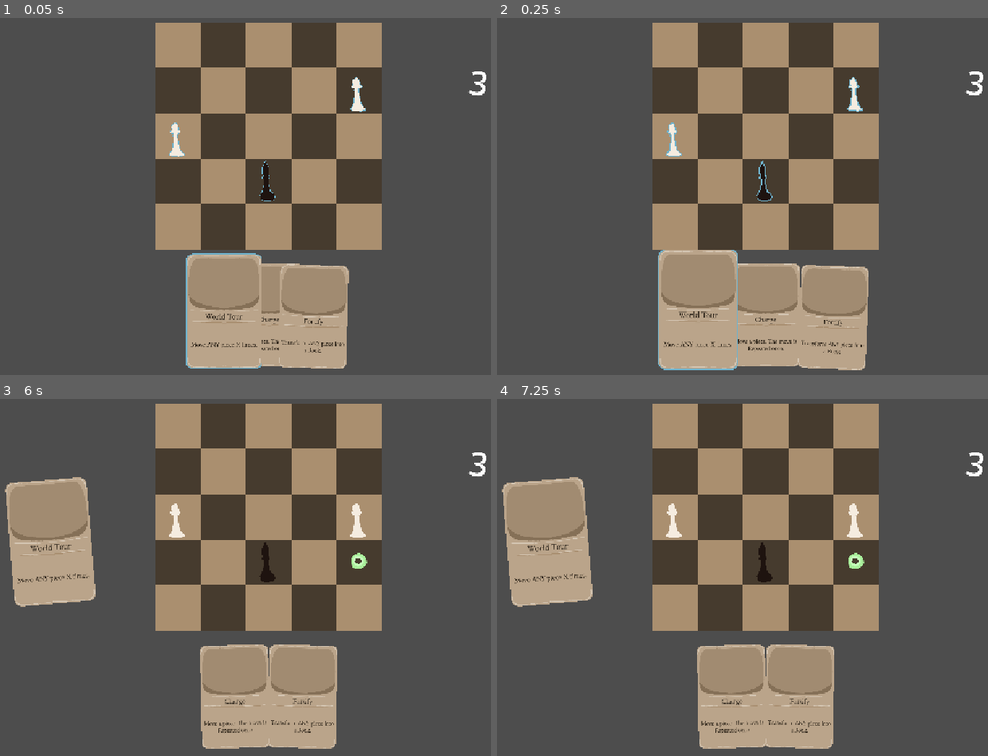
Above: before the commit, frames 1-4 (two rows, left to right).
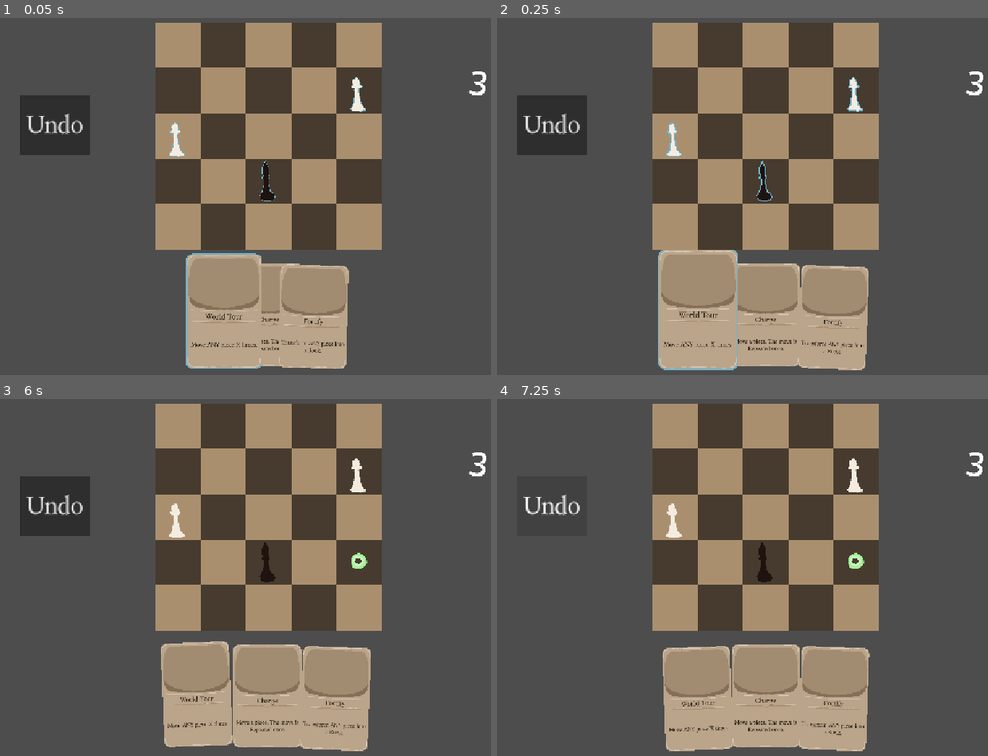
Above: after the commit, the same moments.

Repository: yourname3/gmtk-2026
Game: Godot game, scene res://levels/transform_rook.tscn
The game is run twice, just before and just after one commit, with the same random seed, the same clock (stepped at 60 frames per second) and the same inputs. This scene is started directly instead of the project's main scene.
Inputs (mouse positions are in pixels of both pictures, inside the frame that each line leads up to):
- Up to frame 1 (0.05 s): no input
- Up to frame 2 (0.25 s): no input
- Up to frame 3 (6 s): click (54, 506) at 0.5 s, where only the run after the commit has a clickable "Undo"; click (54, 506) at 1.25 s, where only the run after the commit has a clickable "Undo"; click (54, 506) at 2 s, where only the run after the commit has a clickable "Undo"; tap Enter at 2.75, 4.25, 5.75 s; move the mouse to (270, 563) at 2.77 s; click (270, 563) at 2.85 s; tap Space at 3.5, 5 s; move the mouse to (176, 516) at 3.52 s; click (176, 516) at 3.6 s; move the mouse to (358, 470) at 4.27 s; click (358, 470) at 4.35 s; move the mouse to (358, 516) at 5.02 s; click (358, 516) at 5.1 s; move the mouse to (461, 631) at 5.77 s; click (461, 631) at 5.85 s
- Up to frame 4 (7.25 s): tap Space at 6.5 s; move the mouse to (575, 523) at 6.52 s; click (575, 523) at 6.6 s

The runs differ from the first frame. In frame 1, 2.3% of the frame differs, in the area x 4-19%, y 21-39%; in frame 2, 2.3%; in frame 3, 12%, in the area x 0-76%, y 16-99%; in frame 4, 12%.

Commit message:
implement initial undo support

Diff:
--- a/card/card.gd
+++ b/card/card.gd
@@ -18,6 +18,8 @@
 @onready var highlight: Sprite2D = %Highlight
 
 @export var data: CardData = CardData.new()
+
+var hand_pos: int = 0
 
 enum State {
 	NORMAL,
@@ -107,7 +109,7 @@
 	card_playing = false
 	SignalBus.card_finished_playing.emit()
 
-	die_anim()
+	#die_anim()
 
 func die_anim() -> void:
 	# To die... animate out?
--- a/card/card_hand.gd
+++ b/card/card_hand.gd
@@ -2,6 +2,7 @@
 class_name CardHand
 
 var active_cards: Array[Card] = []
+var card_undo_stack: Array[Card] = []
 
 @export var cards: Array[CardData] = []
 
@@ -82,11 +83,25 @@
 	if not mouse_valid:
 		Card.highlighted_card = null
 
+
 func _ready() -> void:
 	if Engine.is_editor_hint(): return
 
 	SignalBus.card_played.connect(func(card: Card):
+		card.hand_pos = active_cards.find(card)
 		active_cards.erase(card)
+
+		card_undo_stack.append(card)
+	)
+
+	SignalBus.undo.connect(func():
+		if card_undo_stack.size() > 0:
+			var card = card_undo_stack.pop_back()
+			var pos = card.hand_pos
+			if pos < 0 or pos > active_cards.size():
+				pos = 0
+			active_cards.insert(pos, card)
+			card._state = Card.State.NORMAL
 	)
 
 	for child in get_children():
--- a/chessboard/board.gd
+++ b/chessboard/board.gd
@@ -45,7 +45,21 @@
 	while add_if_on_board(tile, out):
 		tile += increment
 
+func undo() -> void:
+	piece_map.clear()
+	for node: Piece in get_tree().get_nodes_in_group(&"Piece"):
+		node.pop_undo_state()
+		if node.alive:
+			piece_map[node.tile_pos()] = node
+
+	SignalBus.undo.emit()
+
 func _ready() -> void:
 	instance = self
 	for node: Piece in get_tree().get_nodes_in_group(&"Piece"):
 		piece_map[node.tile_pos()] = node
+
+	SignalBus.card_played.connect(func(card: Card):
+		for node: Piece in get_tree().get_nodes_in_group(&"Piece"):
+			node.push_undo_state()
+	)
--- /dev/null
+++ b/level/undo_button.gd
@@ -0,0 +1,6 @@
+extends Button
+class_name UndoButton
+
+# Called when the node enters the scene tree for the first time.
+func _ready() -> void:
+	pressed.connect(func(): Board.instance.undo())
--- a/level_base.tscn
+++ b/level_base.tscn
@@ -7,8 +7,10 @@
 [ext_resource type="PackedScene" uid="uid://dlxncimif4ag5" path="res://card/card_hand.tscn" id="5_a5rkb"]
 [ext_resource type="Script" uid="uid://b06p13p7337hc" path="res://card/card_anchor.gd" id="6_e6jnn"]
 [ext_resource type="PackedScene" uid="uid://dkp8oou7e0gjs" path="res://clock/clock.tscn" id="7_ucx4l"]
+[ext_resource type="FontFile" uid="uid://duavmdhnyehrq" path="res://font/Kelvinch-Roman.otf" id="8_agx4c"]
+[ext_resource type="Script" uid="uid://boelojhpopqmn" path="res://level/undo_button.gd" id="9_x6ek4"]
 
-[sub_resource type="TileSetAtlasSource" id="TileSetAtlasSource_vonw3"]
+[sub_resource type="TileSetAtlasSource" id="TileSetAtlasSource_x6ek4"]
 texture = ExtResource("2_ucx4l")
 texture_region_size = Vector2i(256, 256)
 0:0/0 = 0
@@ -45,3 +47,14 @@
 
 [node name="Clock" parent="." unique_id=444931598 instance=ExtResource("7_ucx4l")]
 position = Vector2(1817, 343)
+
+[node name="UndoButton" type="Button" parent="." unique_id=298706982]
+unique_name_in_owner = true
+offset_left = -767.0
+offset_top = 408.0
+offset_right = -370.0
+offset_bottom = 743.0
+theme_override_fonts/font = ExtResource("8_agx4c")
+theme_override_font_sizes/font_size = 133
+text = "Undo"
+script = ExtResource("9_x6ek4")
--- a/piece/piece.gd
+++ b/piece/piece.gd
@@ -24,6 +24,36 @@
 
 @export var type: Type = Type.PAWN
 @export var is_black: bool = true
+
+class UndoState:
+	var tile_pos: Vector2i
+	var type: Type
+	var alive: bool
+	var is_black: bool
+
+var undo_states: Array[UndoState] = []
+
+func push_undo_state() -> void:
+	var state := UndoState.new()
+	state.tile_pos = tile_pos()
+	state.type = type
+	state.alive = alive
+	state.is_black = is_black
+
+	undo_states.push_back(state)
+
+func pop_undo_state() -> void:
+	if undo_states.size() > 0:
+		var state = undo_states.pop_back()
+		position = state.tile_pos * 256
+		type = state.type
+		alive = state.alive
+		is_black = state.is_black
+
+		show()
+		%AnimationPlayer.play("RESET")
+
+		update_appearance()
 
 func update_appearance() -> void:
 	sprite.region_rect.position.x = (256 * 5) - int(type) * 256
@@ -188,10 +218,10 @@
 	z_index = -1
 var alive: bool = true
 func kill() -> void:
-
 	%AnimationPlayer.play(&"captured")
 	await %AnimationPlayer.animation_finished
-	queue_free()
+	hide()
+	#queue_free()
 
 func is_selectable() -> bool:
 	match BoardHighlighter.instance.select_filter:
--- a/signal_bus.gd
+++ b/signal_bus.gd
@@ -10,3 +10,5 @@
 
 signal card_played(card: Card)
 signal card_finished_playing()
+
+signal undo() # Emitted to resolve undos not handled by Board
Not shown, added: level/undo_button.gd.uid
Not shown: 1 places in level_base.tscn that only renumber resources
